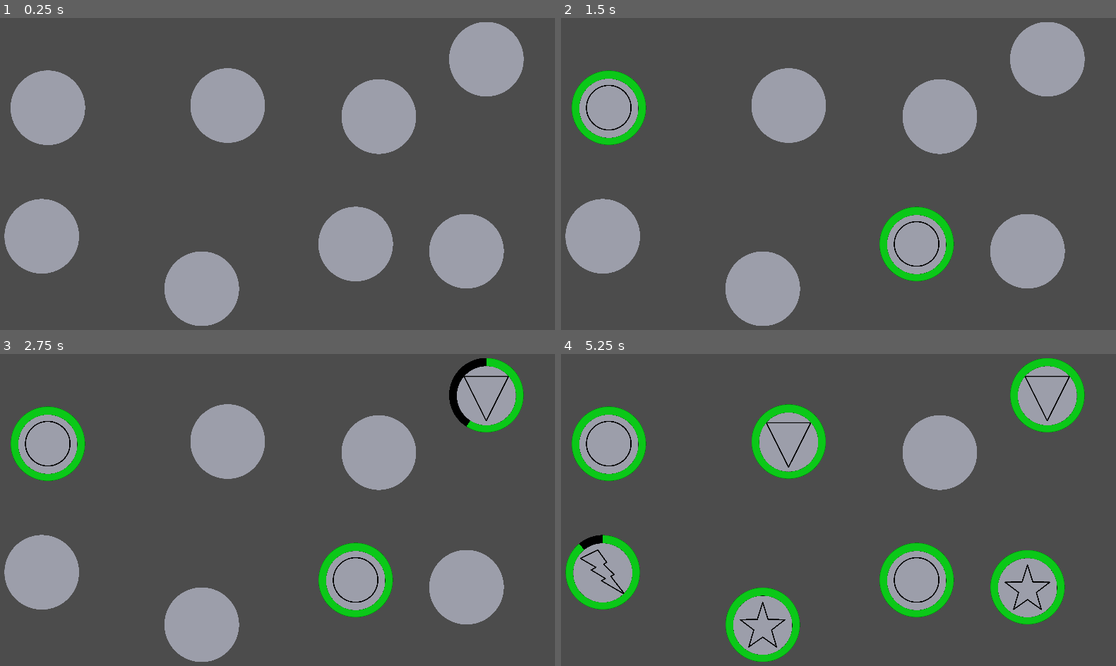
Above: before the commit, frames 1-4 (two rows, left to right).
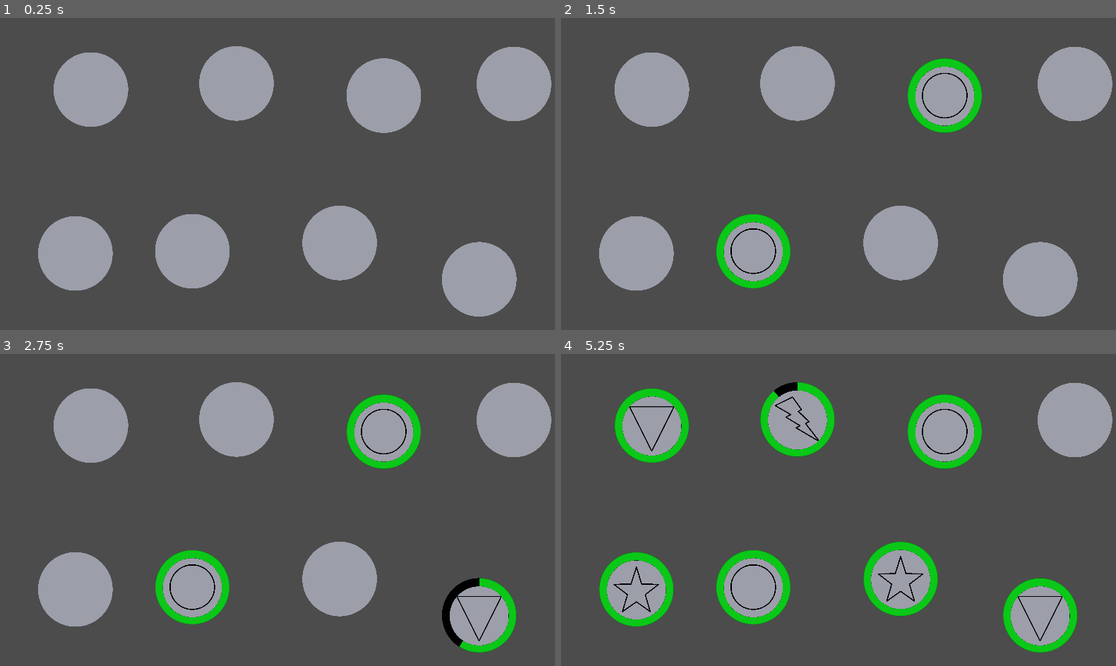
Above: after the commit, the same moments.

Repository: CM-beynon/ItCameFromSaturn
Game: Godot game, scene res://Scenes/Circuit.tscn
Two runs of this game, one before a commit and one after it. Both use one fixed random seed, a clock stepped at 60 frames per second and the inputs below. This scene is started directly instead of the project's main scene.
Inputs (mouse positions are in pixels of both pictures, inside the frame that each line leads up to; where the layout moved, square brackets give the same spot in the first picture):
- Up to frame 1 (0.25 s): no input
- Up to frame 2 (1.5 s): click (755, 252) [610, 108] at 0.5 s; click (943, 96) [916, 242] at 1.25 s
- Up to frame 3 (2.75 s): click (477, 616) [488, 394] at 2 s
- Up to frame 4 (5.25 s): click (649, 425) [788, 441] at 2.75 s; click (899, 578) [760, 625] at 3.5 s; click (638, 588) [1027, 588] at 4.25 s; click (799, 419) [605, 572] at 5 s

The runs differ from the first frame. In frame 1, 21% of the frame differs, in the area x 0-100%, y 1-99%; in frame 2, 23%; in frame 3, 23%; in frame 4, 25%.

Commit message:
Made shuffle truly random

Diff:
--- a/Scenes/Circuit.gd
+++ b/Scenes/Circuit.gd
@@ -52,6 +52,8 @@
 		curActive = [shape, id-1]
 
 func shuffleElements():
+	rng.randomize()
+	randomize()
 	var offset = -202.5
 	var pos = range(8)
 	pos.shuffle()
